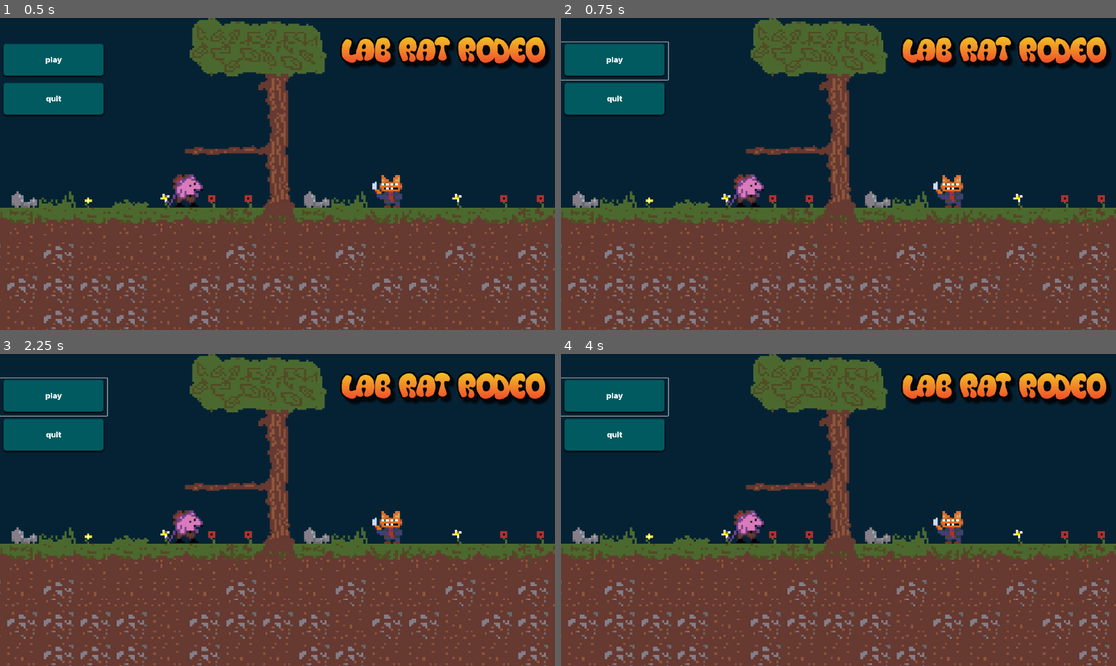
Above: before the commit, frames 1-4 (two rows, left to right).
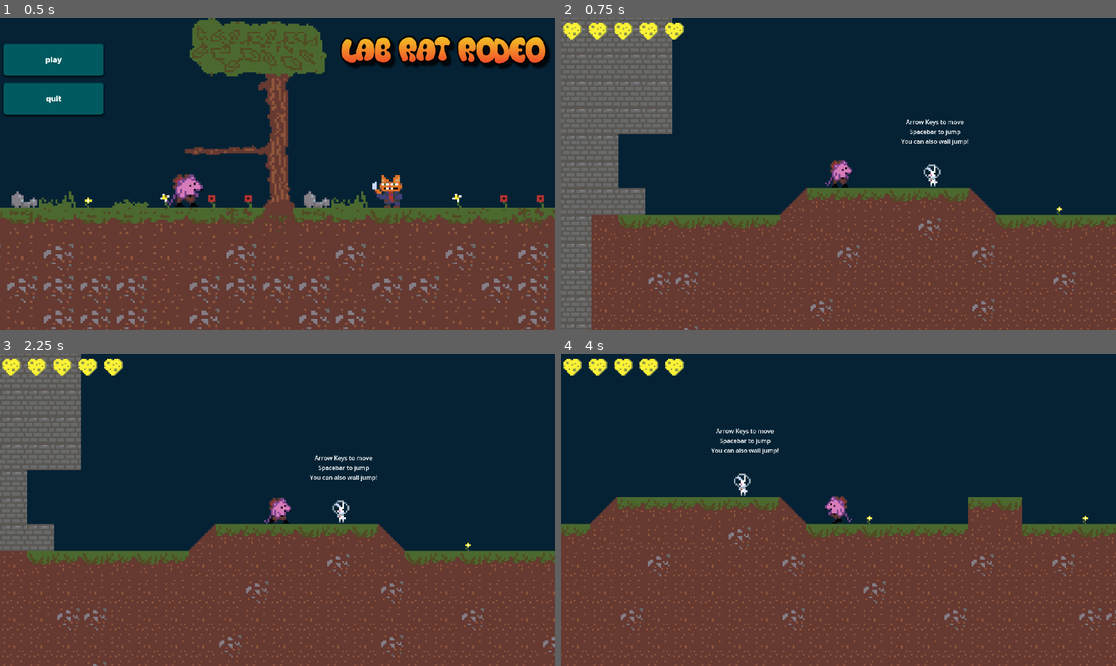
Above: after the commit, the same moments.

Repository: jyee0012/CMPT230-Game
Game: Godot game, scene res://Assets/Scenes/Levels/mainmenu.tscn
Two runs of this game, one before a commit and one after it. Both use one fixed random seed, a clock stepped at 60 frames per second and the inputs below.
Inputs (mouse positions are in pixels of both pictures, inside the frame that each line leads up to):
- Up to frame 1 (0.5 s): no input
- Up to frame 2 (0.75 s): click (616, 61) at 0.5 s
- Up to frame 3 (2.25 s): click (55, 397) at 1.27 s; tap A (grapple) at 2 s; hold Right (right) from 2.03 s (still down); tap X (attack) at 2.1 s
- Up to frame 4 (4 s): tap Space (jump) at 2.27, 3.02 s; tap A (grapple) at 2.75, 3.5, 3.6 s; tap Shift (dash) at 2.85 s; release Right (right) at 3.53 s; hold Left (left) from 3.53 s (still down)

Frame 1 is identical in both runs. In frame 2, 33% of the frame differs, in the area x 0-100%, y 0-100%; in frame 3, 29%; in frame 4, 33%.

Commit message:
Revert "background!"

Diff:
--- a/cmpt230-game/Assets/Scenes/Levels/mainLevel.tscn
+++ b/cmpt230-game/Assets/Scenes/Levels/mainLevel.tscn
@@ -1,6 +1,4 @@
-
-[gd_scene load_steps=16 format=4 uid="uid://t4i8guqe11dw"]
-
+[gd_scene load_steps=15 format=4 uid="uid://t4i8guqe11dw"]
 
 [ext_resource type="Script" path="res://Assets/Scenes/Levels/main_level.gd" id="1_fpi11"]
 [ext_resource type="Texture2D" uid="uid://beygij8ad3uhm" path="res://Assets/Sprites/Enemies/smallspacebun.png" id="1_ph14l"]
@@ -14,15 +12,9 @@
 [ext_resource type="PackedScene" uid="uid://be2g5ama7hmuq" path="res://Assets/Scenes/Entities/Environment.tscn" id="8_ks0o5"]
 [ext_resource type="PackedScene" uid="uid://bxetfnay2pj7h" path="res://Assets/Scenes/Entities/item.tscn" id="9_54a0d"]
 [ext_resource type="PackedScene" uid="uid://muqvvimcni3r" path="res://Assets/Scenes/Entities/enemy.tscn" id="10_stuph"]
-
-[ext_resource type="Texture2D" uid="uid://dq1wqpg3f7bw7" path="res://Assets/Sprites/Environment/Cloud1.png" id="13_nbpdw"]
-[ext_resource type="Texture2D" uid="uid://jqywxnek6n54" path="res://Assets/Sprites/Environment/treeback2.png" id="13_rd80u"]
-[ext_resource type="Texture2D" uid="uid://tw6ax4pnvgcd" path="res://Assets/Sprites/Environment/belowtree.png" id="14_ri0fk"]
-
 [ext_resource type="Texture2D" uid="uid://b5586v6lq44hu" path="res://Assets/Sprites/door.png" id="13_lkgds"]
 
 [sub_resource type="CircleShape2D" id="CircleShape2D_emqqu"]
-
 
 [node name="Node2D" type="Node2D"]
 z_index = 1
@@ -196,43 +188,6 @@
 to get up"
 horizontal_alignment = 1
 
-[node name="ParallaxBackground" type="ParallaxBackground" parent="."]
-offset = Vector2(0, -645)
-transform = Transform2D(1, 0, 0, 1, 0, -645)
-
-[node name="ParallaxLayer2" type="ParallaxLayer" parent="ParallaxBackground"]
-visible = false
-motion_scale = Vector2(0.9, 0.9)
-motion_mirroring = Vector2(4000, 0)
-
-[node name="Sprite2D" type="Sprite2D" parent="ParallaxBackground/ParallaxLayer2"]
-modulate = Color(0.164397, 0.175497, 0.133934, 1)
-texture = ExtResource("13_nbpdw")
-centered = false
-
-[node name="Sprite2D2" type="Sprite2D" parent="ParallaxBackground/ParallaxLayer2"]
-modulate = Color(0.164397, 0.175497, 0.133934, 1)
-texture = ExtResource("13_nbpdw")
-centered = false
-offset = Vector2(2000, 0)
-
-[node name="ParallaxLayer" type="ParallaxLayer" parent="ParallaxBackground"]
-motion_scale = Vector2(0.7, 0.7)
-motion_mirroring = Vector2(4000, 0)
-
-[node name="Sprite2D" type="Sprite2D" parent="ParallaxBackground/ParallaxLayer"]
-modulate = Color(0.242579, 0.251512, 0.0321829, 1)
-texture = ExtResource("13_rd80u")
-centered = false
-
-[node name="Sprite2D2" type="Sprite2D" parent="ParallaxBackground/ParallaxLayer"]
-modulate = Color(0.243137, 0.25098, 0.0313726, 1)
-position = Vector2(0, 2000)
-scale = Vector2(2, 2)
-texture = ExtResource("14_ri0fk")
-centered = false
-
-=======
 [node name="Label5" type="Label" parent="Control"]
 layout_mode = 0
 offset_left = 23666.0
@@ -246,7 +201,6 @@
 
 [connection signal="area_entered" from="door" to="Player" method="_on_door_area_entered"]
 [connection signal="area_exited" from="door" to="Player" method="_on_door_area_exited"]
-
 [connection signal="dash_collect" from="GameData" to="Player" method="_on_game_data_dash_collect"]
 [connection signal="hp_collect" from="GameData" to="Player" method="_on_game_data_hp_collect"]
 [connection signal="whip_collect" from="GameData" to="Player" method="_on_game_data_whip_collect"]
--- a/cmpt230-game/project.godot
+++ b/cmpt230-game/project.godot
@@ -96,4 +96,4 @@
 [rendering]
 
 textures/canvas_textures/default_texture_filter=0
-environment/defaults/default_clear_color=Color(0.0111676, 0.0926665, 0.148635, 1)
+environment/defaults/default_clear_color=Color(0.0198041, 0.132373, 0.203377, 1)
Binary file removed: cmpt230-game/Assets/Sprites/Environment/Cloud1.png
Not shown, removed: cmpt230-game/Assets/Sprites/Environment/Cloud1.png.import
Binary file removed: cmpt230-game/Assets/Sprites/Environment/belowtree.png
Not shown, removed: cmpt230-game/Assets/Sprites/Environment/belowtree.png.import
Binary file removed: cmpt230-game/Assets/Sprites/Environment/treeback2.png
Not shown, removed: cmpt230-game/Assets/Sprites/Environment/treeback2.png.import
Binary file removed: cmpt230-game/Assets/Sprites/Environment/treebackground.png
Not shown, removed: cmpt230-game/Assets/Sprites/Environment/treebackground.png.import
